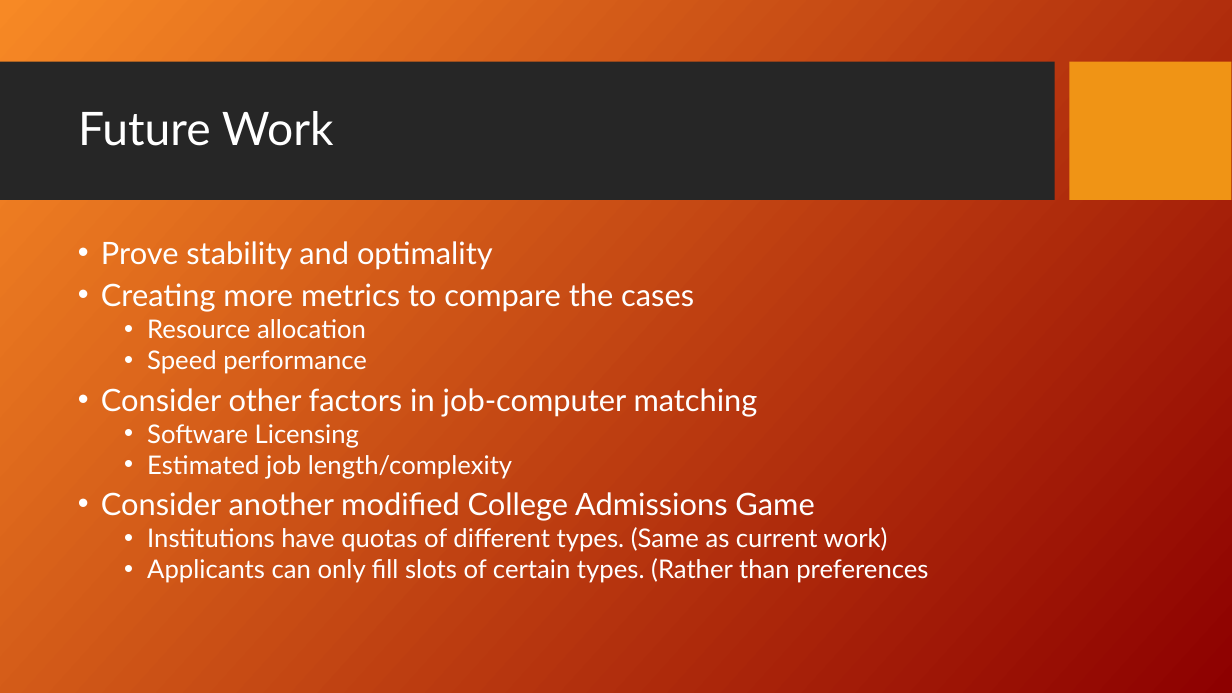
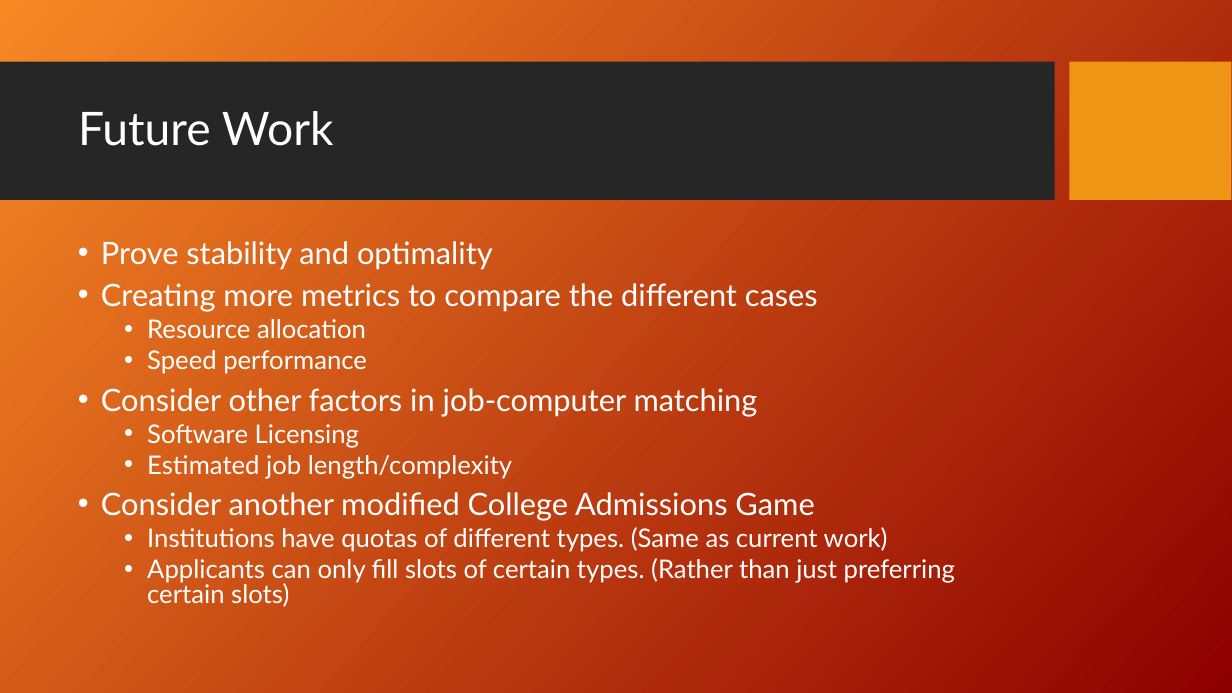
Before and after one commit to fmromano/GameTheoryProject, a slide deck: slide 15 of Paper/MatchingJobsPresentation_KH_FR_FinalV1.ppt. Drawn at 1232x693 pixels with LibreOffice and Linux fonts; fonts in the diff are those of the drawing; background and template pictures are left out. Boxes give left, top, right and bottom in pixels: in the first picture for what was removed or moved away, otherwise in the second. Text is boxed around its words. In the diff, an @@ line names an element or a change of style, - is before the commit and + after.

Commit message:
minor presentation edits

```diff
--- a/Paper/MatchingJobsPresentation_KH_FR_FinalV1.ppt
+++ b/Paper/MatchingJobsPresentation_KH_FR_FinalV1.ppt
@@ text at [101,283,818,312]: text changed @@
-• Creating more metrics to compare the cases
+• Creating more metrics to compare the different cases
@@ text at [147,558,955,607]: text changed @@
-  • Applicants can only fill slots of certain types. (Rather than preferences
+  • Applicants can only fill slots of certain types. (Rather than just preferring certain slots)
```
Also in this commit, not shown: 3 other slides changed, 1 other file.
